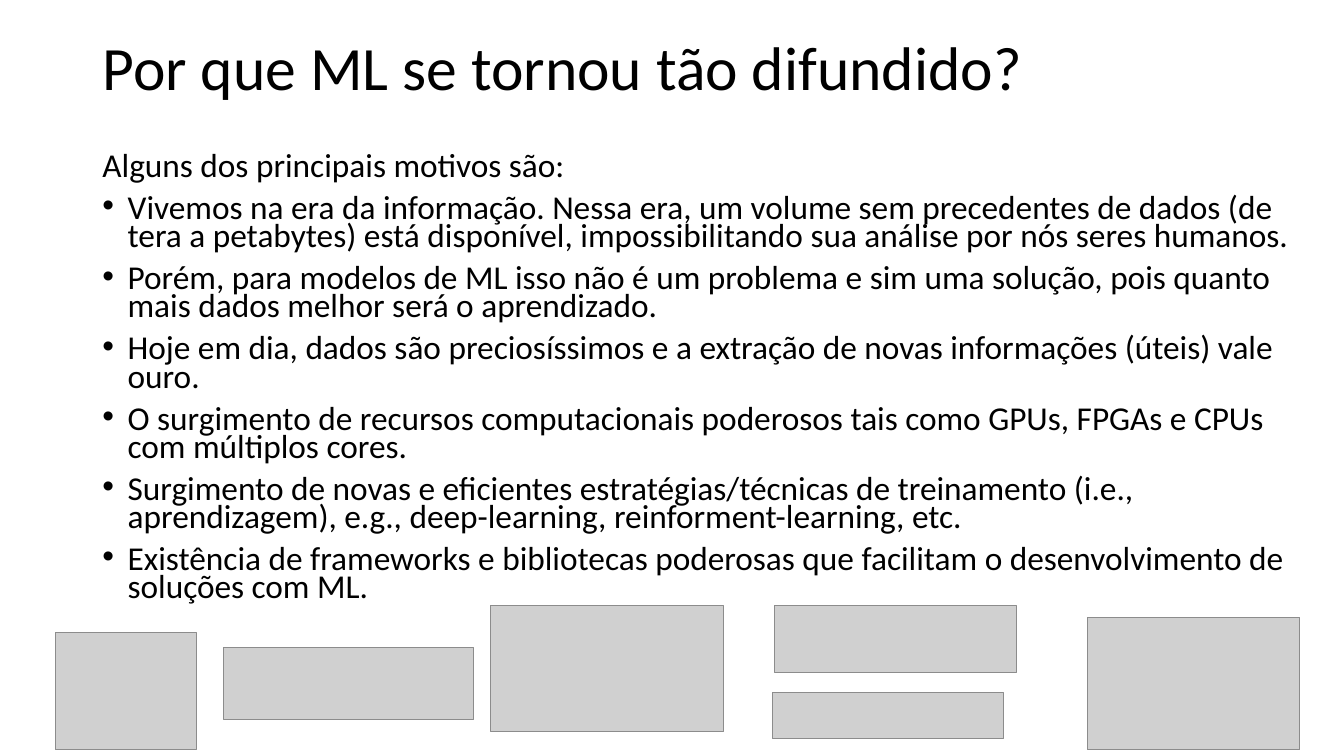
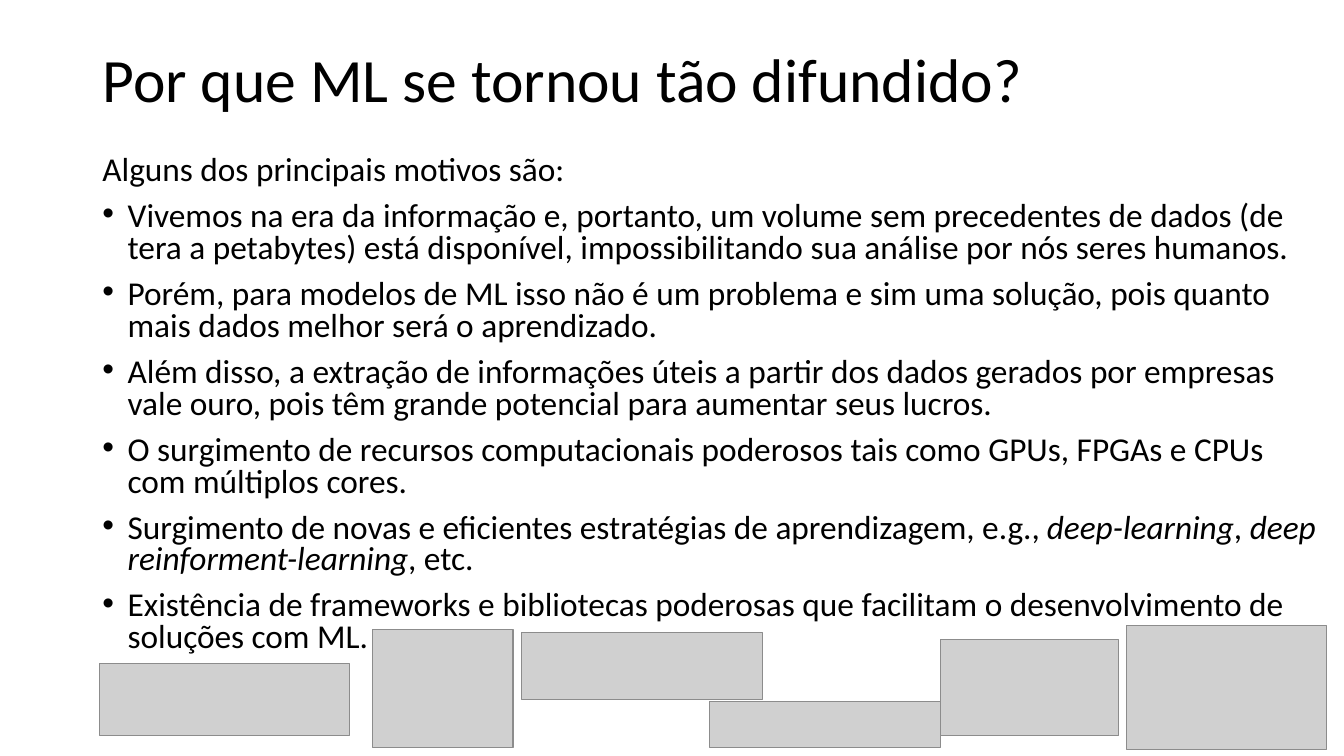
Before and after one commit to zz4fap/t319_aprendizado_de_maquina, a slide deck: slide 13 of slides/T319_Introdução.pptx. Drawn at 1344x756 pixels with LibreOffice and Linux fonts; fonts in the diff are those of the drawing; grey boxes stand for pictures. Boxes give left, top, right and bottom in pixels: in the first picture for what was removed or moved away, otherwise in the second. Text is boxed around its words. In the diff, an @@ line names an element or a change of style, - is before the commit and + after.

```diff
--- a/slides/T319_Introdução.pptx
+++ b/slides/T319_Introdução.pptx
@@ title "Por que ML se tornou ...": place and size @@
-title "Por que ML se tornou ..." at (102, 47, 1022, 100)
+title "Por que ML se tornou ..." at (102, 59, 1022, 112)
@@ text at (102, 158, 1283, 654): line spacing 0.7 to 0.8 @@
@@ text at (128, 203, 1288, 265): text changed @@
-• Vivemos na era da informação. Nessa era, um volume sem precedentes de dados (de tera a petabytes) está disponível, impossibilitando sua análise por nós seres humanos.
+• Vivemos na era da informação e, portanto, um volume sem precedentes de dados (de tera a petabytes) está disponível, impossibilitando sua análise por nós seres humanos.
@@ text at (128, 360, 1274, 421): text changed @@
-• Hoje em dia, dados são preciosíssimos e a extração de novas informações (úteis) vale ouro.
+• Além disso, a extração de informações úteis a partir dos dados gerados por empresas vale ouro, pois têm grande potencial para aumentar seus lucros.
@@ text at (128, 516, 1316, 576): text changed @@
-• Surgimento de novas e eficientes estratégias/técnicas de treinamento (i.e., aprendizagem), e.g., deep-learning, reinforment-learning, etc.
+• Surgimento de novas e eficientes estratégias de aprendizagem, e.g., deep-learning, deep reinforment-learning, etc.
@@ picture: place and size @@
-picture at (1087, 617, 1300, 750)
+picture at (1127, 625, 1327, 749)
@@ picture: place and size @@
-picture at (55, 632, 197, 750)
+picture at (372, 630, 513, 748)
@@ picture: place and size @@
-picture at (775, 606, 1017, 673)
+picture at (521, 633, 763, 700)
@@ picture: place and size @@
-picture at (491, 606, 724, 732)
+picture at (941, 639, 1119, 735)
@@ picture: place and size @@
-picture at (224, 647, 474, 720)
+picture at (100, 663, 350, 736)
@@ picture: place and size @@
-picture at (772, 693, 1004, 739)
+picture at (709, 702, 941, 748)
```
Also in this commit, not shown: 21 other slides changed, 1 slide added, 3 slides removed, 6 other files.
